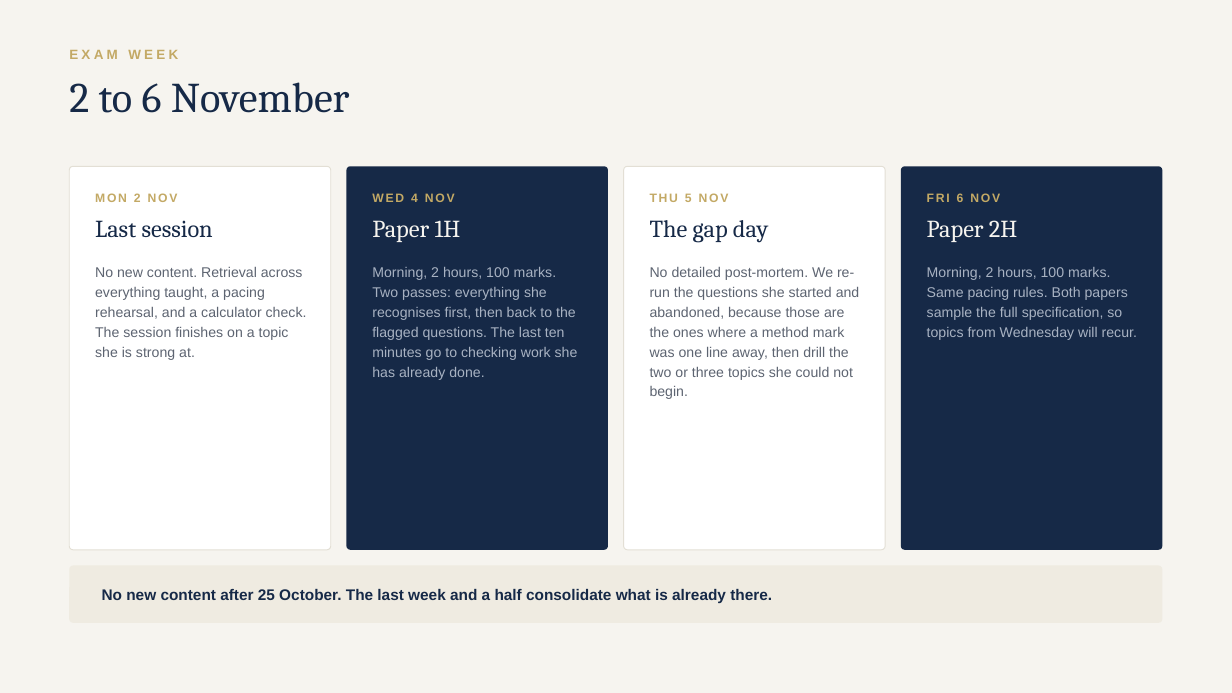
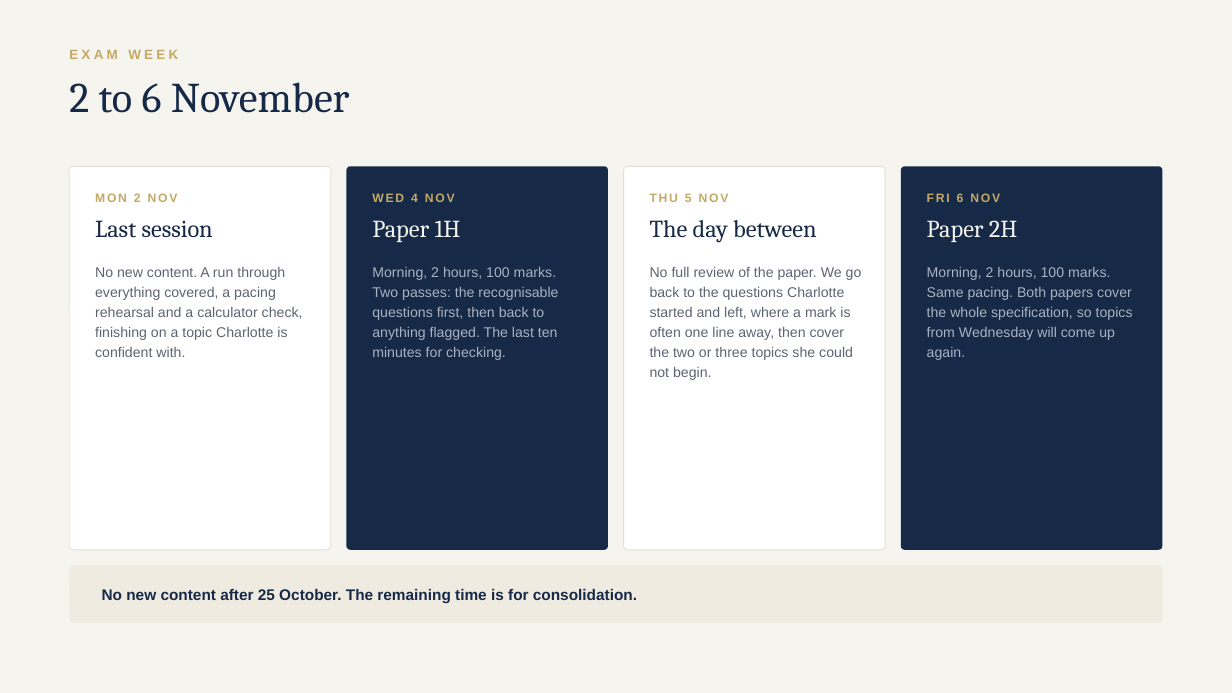
Before and after one commit to AliAljawabra/Daily, a slide deck: slide 10 of tutoring/charlotte/Charlotte_maths_plan.pptx. Drawn at 1232x693 pixels with LibreOffice and Linux fonts; fonts in the diff are those of the drawing. Boxes give left, top, right and bottom in pixels: in the first picture for what was removed or moved away, otherwise in the second. Text is boxed around its words. In the diff, an @@ line names an element or a change of style, - is before the commit and + after.

```diff
--- a/tutoring/charlotte/Charlotte_maths_plan.pptx
+++ b/tutoring/charlotte/Charlotte_maths_plan.pptx
@@ text at (650,220,817,243): text changed @@
-The gap day
+The day between
@@ text at (95,267,303,357): text changed @@
-No new content. Retrieval across everything taught, a pacing rehearsal, and a calculator check. The session finishes on a topic she is strong at.
+No new content. A run through everything covered, a pacing rehearsal and a calculator check, finishing on a topic Charlotte is confident with.
@@ text at (372,267,558,360): text changed @@
-Morning, 2 hours, 100 marks. Two passes: everything she recognises first, then back to the flagged questions. The last ten minutes go to checking work she has already done.
+Morning, 2 hours, 100 marks. Two passes: the recognisable questions first, then back to anything flagged. The last ten minutes for checking.
@@ text at (650,267,862,380): text changed @@
-No detailed post-mortem. We re-run the questions she started and abandoned, because those are the ones where a method mark was one line away, then drill the two or three topics she could not begin.
+No full review of the paper. We go back to the questions Charlotte started and left, where a mark is often one line away, then cover the two or three topics she could not begin.
@@ text at (927,267,1133,360): text changed @@
-Morning, 2 hours, 100 marks. Same pacing rules. Both papers sample the full specification, so topics from Wednesday will recur.
+Morning, 2 hours, 100 marks. Same pacing. Both papers cover the whole specification, so topics from Wednesday will come up again.
@@ text at (102,589,637,603): text changed @@
-No new content after 25 October. The last week and a half consolidate what is already there.
+No new content after 25 October. The remaining time is for consolidation.
```
Also in this commit, not shown: 15 other slides changed, 2 other files.
